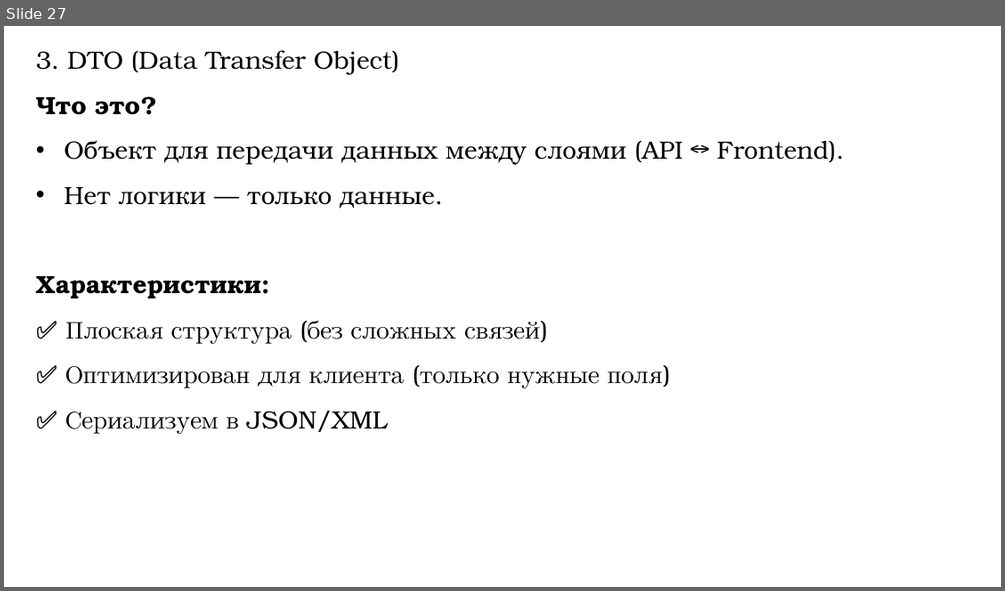
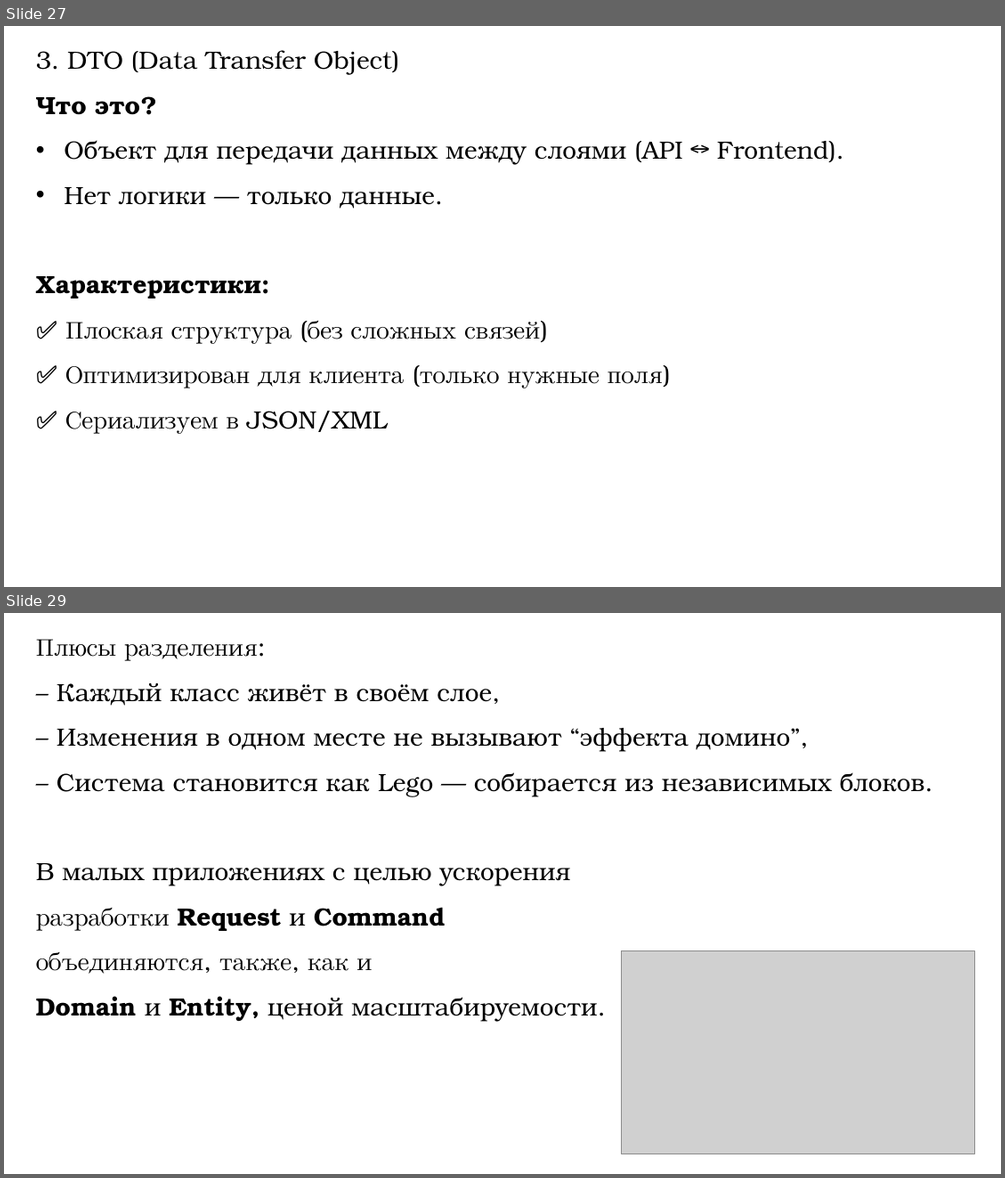
Before and after one commit to DaniilKlyukin/OOP-4, a slide deck: Лекции/ООП 1 лек 6.pptx. Shown one above the other, each under a label of ours: slide 27 before the commit, slides 27 and 29 after it; the slides between them are not shown. The pictures are 1005x591 and 1005x1178 pixels, drawn with LibreOffice and Linux fonts; fonts in the diff are those of the drawing; grey boxes stand for pictures. Boxes give left, top, right and bottom in pixels: in the first picture for what was removed or moved away, otherwise in the second. Text is boxed around its words. In the diff, an @@ line names an element or a change of style, - is before the commit and + after.

```diff
--- a/Лекции/ООП 1 лек 6.pptx
+++ b/Лекции/ООП 1 лек 6.pptx
@@ slide 29 added at bbox=[4, 613, 1001, 1174], background #FFFFFF @@
@@ text added at bbox=[36, 639, 925, 1022], 24 pt, text #000000 @@
+Плюсы разделения:
+– Каждый класс живёт в своём слое,
+– Изменения в одном месте не вызывают “эффекта домино”,
+– Система становится как Lego — собирается из независимых блоков.
+В малых приложениях с целью ускорения
+разработки Request и Command
+объединяются, также, как и
+Domain и Entity, ценой масштабируемости.
@@ picture added at bbox=[622, 951, 975, 1153] @@
```
Also in this commit, not shown: 1 other slide added.
